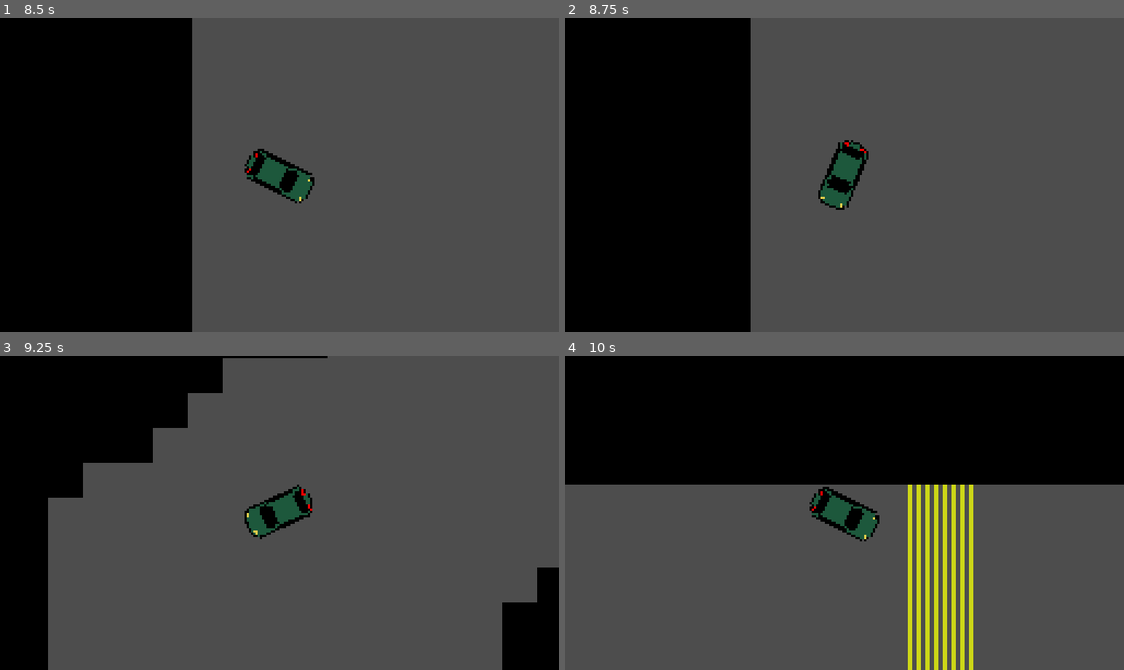
Above: before the commit, frames 1-4 (two rows, left to right).
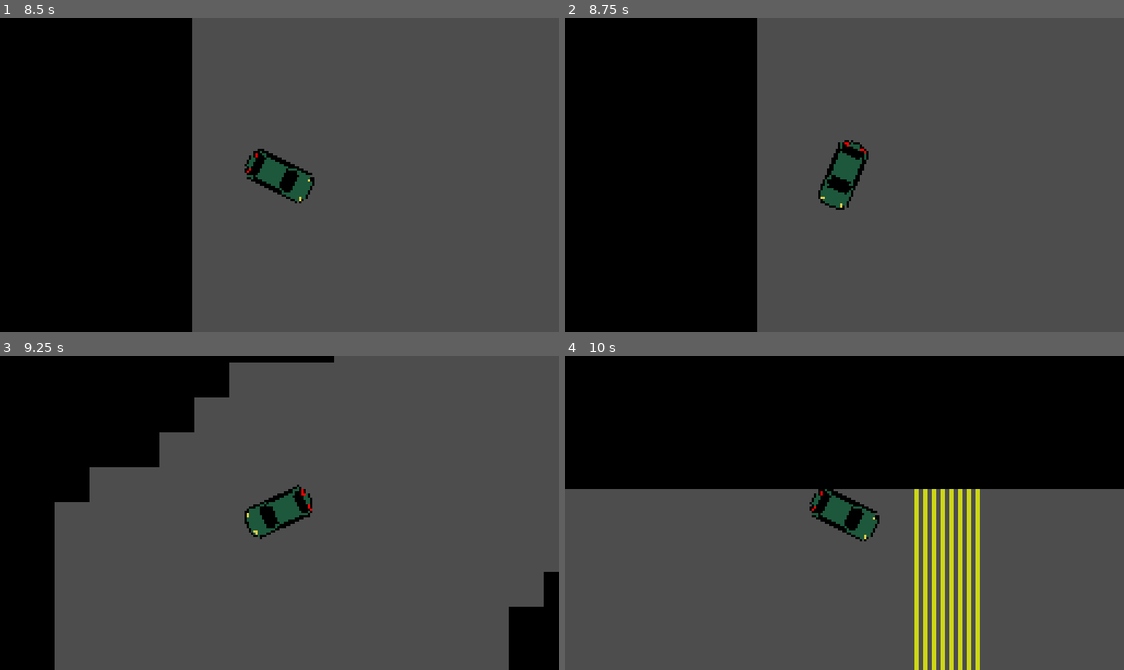
Above: after the commit, the same moments.

Repository: OliveADay/bagelisland
Game: Godot game, scene res://Title.tscn
Same seed, same stepped clock (60 frames per second), same inputs: the game is played once before the commit and once after it.
Inputs:
- Up to frame 1 (8.5 s): click "Play" at 0.5 s; tap Enter at 1.25, 6.5 s; hold D (right) 1.28-2.03 s; hold S (backward) 2.03-2.78 s; hold D (right) 2.78-3.53 s; hold W (forward) 3.53-4.28 s; tap Space at 4.25 s; hold A (left) 4.28-5.78 s; hold S (backward) 5.78-6.53 s; hold D (right) 6.53-7.28 s; hold W (forward) 7.28-8.03 s; hold D (right) from 8.03 s (still down)
- Up to frame 2 (8.75 s): keep holding D (right)
- Up to frame 3 (9.25 s): release D (right) at 8.78 s; hold S (backward) from 8.78 s (still down)
- Up to frame 4 (10 s): release S (backward) at 9.53 s; hold A (left) from 9.53 s (still down)

Frame 1 is identical in both runs. In frame 2, 1.2% of the frame differs, in the area x 33-35%, y 0-100%; in frame 3, 2.4%; in frame 4, 5.4%, in the area x 0-100%, y 40-100%.

Commit message:
slight changes

Diff:
--- a/Title.tscn
+++ b/Title.tscn
@@ -34,6 +34,7 @@
 flat = true
 
 [node name="best_lap" type="Label" parent="CanvasLayer" unique_id=2000775104]
+texture_filter = 1
 offset_top = 44.0
 offset_right = 256.0
 offset_bottom = 67.0
--- a/enemy.tscn
+++ b/enemy.tscn
@@ -7,7 +7,6 @@
 size = Vector2(24, 11)
 
 [node name="enemy" type="RigidBody2D" unique_id=1639295798]
-visible = false
 collision_layer = 5
 gravity_scale = 0.0
 script = ExtResource("1_4gyqm")
@@ -22,5 +21,5 @@
 texture_filter = 1
 rotation = 3.1415927
 texture = ExtResource("2_qi2p4")
-vframes = 2
+vframes = 3
 frame = 1
--- a/player.gd
+++ b/player.gd
@@ -20,6 +20,8 @@
 
 func _ready() -> void:
 	loadBScore()
+	if best_lap >= 20:
+		$Sprite2D.frame = 2
 
 func _process(delta: float) -> void:
 	if(colliding_with_enem):
@@ -33,8 +35,9 @@
 
 	if velocity.length() > 0:
 		if drive_wait_current <=0:
-			get_node(drives[rng.randi_range(0,2)]).play()
-			drive_wait_current = drive_wait_max/velocity.length()
+			pass
+			#get_node(drives[rng.randi_range(0,2)]).play()
+			#drive_wait_current = drive_wait_max/velocity.length()
 		else:
 			pass
 			#drive_wait_current -=delta
--- a/player.tscn
+++ b/player.tscn
@@ -22,13 +22,14 @@
 texture_filter = 1
 rotation = 3.1415927
 texture = ExtResource("1_4flbx")
-vframes = 2
+vframes = 3
 
 [node name="CollisionShape2D" type="CollisionShape2D" parent="." unique_id=2116100678]
 position = Vector2(0, 0.5)
 shape = SubResource("RectangleShape2D_4flbx")
 
 [node name="Camera2D" type="Camera2D" parent="." unique_id=372813123]
+texture_filter = 1
 
 [node name="Area2D" type="Area2D" parent="." unique_id=1675259756]
 collision_layer = 0
--- a/world.gd
+++ b/world.gd
@@ -1,16 +1,10 @@
 extends Node2D
 var enemy = preload("res://enemy.tscn")
-var isnt_first = false
 
 
 func _on_player_lapped(laps: Variant) -> void:
 	$CanvasLayer/Label.text = "Laps: "+str(laps)
-	if not isnt_first:
-		$enemy.visible = true
-		$enemy.speed = $enemy.SPEED_MAX
-		isnt_first = true
-	else:
-		var enem_verz = enemy.instantiate()
-		add_child(enem_verz)
-		enem_verz.visible = true
-		enem_verz.speed = enem_verz.SPEED_MAX
+	var enem_verz = enemy.instantiate()
+	add_child(enem_verz)
+	enem_verz.visible = true
+	enem_verz.speed = enem_verz.SPEED_MAX
--- a/world.tscn
+++ b/world.tscn
@@ -4,7 +4,6 @@
 [ext_resource type="Texture2D" uid="uid://6owxtds2kwpt" path="res://tileset.png" id="1_f3sb7"]
 [ext_resource type="PackedScene" uid="uid://dfun1w7j3p3pk" path="res://player.tscn" id="2_fj7yv"]
 [ext_resource type="LabelSettings" uid="uid://wpi7u7fd608j" path="res://main_label.tres" id="3_tlwt5"]
-[ext_resource type="PackedScene" uid="uid://2oqfqxx5b61g" path="res://enemy.tscn" id="5_036b0"]
 
 [sub_resource type="TileSetAtlasSource" id="TileSetAtlasSource_fj7yv"]
 texture = ExtResource("1_f3sb7")
@@ -36,6 +35,8 @@
 tile_set = SubResource("TileSet_tlwt5")
 
 [node name="Player" parent="." unique_id=1730874935 instance=ExtResource("2_fj7yv")]
+texture_filter = 1
+drives = null
 
 [node name="CanvasLayer" type="CanvasLayer" parent="." unique_id=1510844230]
 
@@ -48,7 +49,4 @@
 horizontal_alignment = 1
 vertical_alignment = 1
 
-[node name="enemy" parent="." unique_id=1639295798 instance=ExtResource("5_036b0")]
-position = Vector2(-63, 67)
-
 [connection signal="lapped" from="Player" to="." method="_on_player_lapped"]
Not shown: 1 places in Title.tscn that only renumber resources
Binary file changed: car-Sheet.png
Binary file changed: car.aseprite
Not shown, changed: export_presets.cfg
